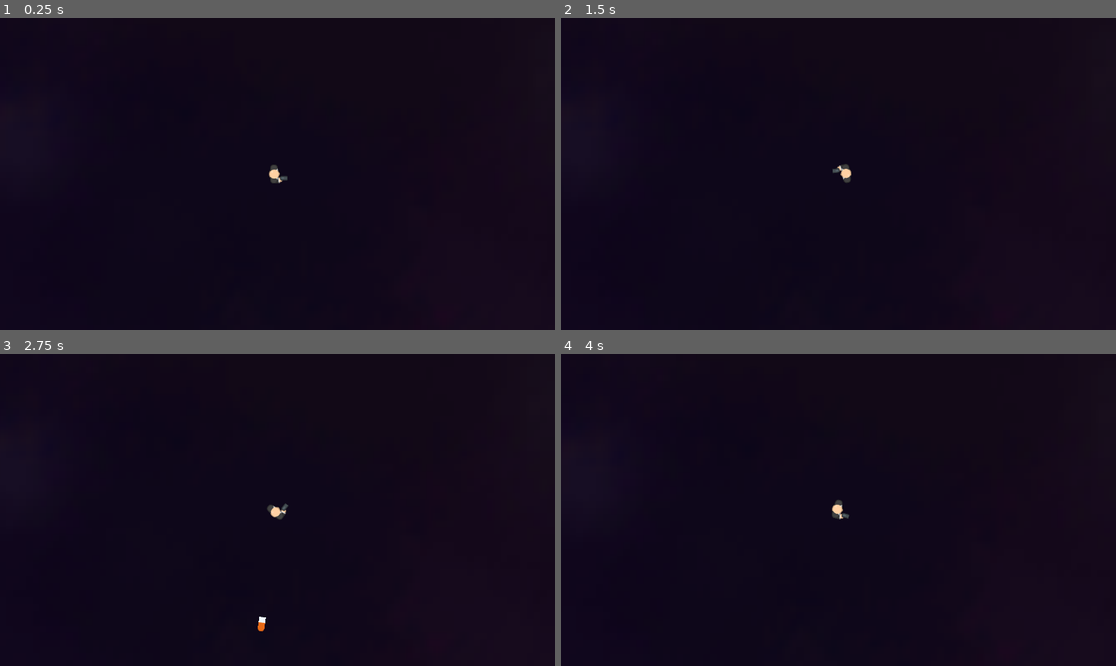
Above: before the commit, frames 1-4 (two rows, left to right).
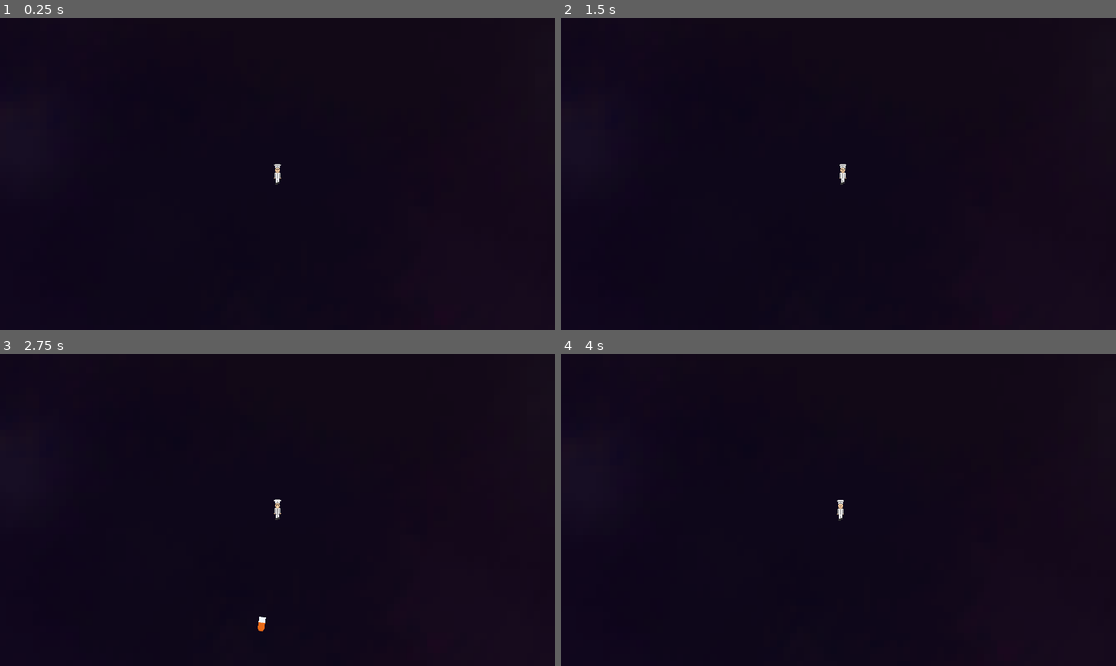
Above: after the commit, the same moments.

Repository: PrinceEvince/vampire-survivors-clone
Game: Godot game, scene res://scenes/root.tscn
Two runs of this game, one before a commit and one after it. Both use one fixed random seed, a clock stepped at 60 frames per second and the inputs below.
Inputs (mouse positions are in pixels of both pictures, inside the frame that each line leads up to):
- Up to frame 1 (0.25 s): no input
- Up to frame 2 (1.5 s): tap Enter at 0.5 s; move the mouse to (960, 158) at 0.52 s; tap A (a) at 0.6 s; tap D (d) at 0.8, 1.35 s; move the mouse to (727, 189) at 1.27 s
- Up to frame 3 (2.75 s): tap S (s) at 1.55, 2.1 s; move the mouse to (333, 441) at 2.02 s; tap W (w) at 2.3 s
- Up to frame 4 (4 s): move the mouse to (810, 572) at 2.77 s; tap W (w) at 2.85 s; tap A (a) at 3.05, 3.6 s; move the mouse to (1005, 556) at 3.52 s; tap D (d) at 3.8 s

The runs differ from the first frame. In frame 1, 0.1% of the frame differs, in the area x 48-52%, y 46-54%; in frame 2, 0.1%; in frame 3, 0.1%, in the area x 46-52%, y 46-89%; in frame 4, 0.1%.

Commit message:
Implemented animations for chef
Commented out rotation code to compensate

Diff:
--- a/project.godot
+++ b/project.godot
@@ -50,4 +50,5 @@
 
 [rendering]
 
+textures/canvas_textures/default_texture_filter=3
 renderer/rendering_method="mobile"
--- a/scenes/player.tscn
+++ b/scenes/player.tscn
@@ -1,12 +1,104 @@
-[gd_scene load_steps=5 format=3 uid="uid://vl7wnfpa7dsd"]
+[gd_scene load_steps=11 format=3 uid="uid://vl7wnfpa7dsd"]
 
 [ext_resource type="Script" uid="uid://dethko4bvfpjt" path="res://scripts/player.gd" id="1_g2els"]
+[ext_resource type="Texture2D" uid="uid://bub7y5yb0c5wj" path="res://assets/imgs/chef.png" id="2_qhqgy"]
 [ext_resource type="PackedScene" uid="uid://dmtnjvf3mtg6r" path="res://scenes/gun.tscn" id="3_dqkch"]
-[ext_resource type="Texture2D" uid="uid://bf0s1h2tkn1g8" path="res://assets/imgs/char.png" id="3_qhqgy"]
 
 [sub_resource type="CapsuleShape2D" id="CapsuleShape2D_qhqgy"]
-radius = 7.0
-height = 28.0
+radius = 5.0
+height = 34.0
+
+[sub_resource type="Animation" id="Animation_dqkch"]
+resource_name = "walk_down"
+length = 0.4
+step = 0.3
+tracks/0/type = "value"
+tracks/0/imported = false
+tracks/0/enabled = true
+tracks/0/path = NodePath("Sprite2D:frame")
+tracks/0/interp = 1
+tracks/0/loop_wrap = true
+tracks/0/keys = {
+"times": PackedFloat32Array(0, 0.1, 0.2, 0.3),
+"transitions": PackedFloat32Array(1, 1, 1, 1),
+"update": 1,
+"values": [4, 0, 12, 0]
+}
+
+[sub_resource type="Animation" id="Animation_qlg0r"]
+length = 0.001
+tracks/0/type = "value"
+tracks/0/imported = false
+tracks/0/enabled = true
+tracks/0/path = NodePath("Sprite2D:frame")
+tracks/0/interp = 1
+tracks/0/loop_wrap = true
+tracks/0/keys = {
+"times": PackedFloat32Array(0),
+"transitions": PackedFloat32Array(1),
+"update": 1,
+"values": [4]
+}
+
+[sub_resource type="Animation" id="Animation_tuyoq"]
+resource_name = "walk_right"
+length = 0.4
+step = 0.3
+tracks/0/type = "value"
+tracks/0/imported = false
+tracks/0/enabled = true
+tracks/0/path = NodePath("Sprite2D:frame")
+tracks/0/interp = 1
+tracks/0/loop_wrap = true
+tracks/0/keys = {
+"times": PackedFloat32Array(0, 0.1, 0.2, 0.3),
+"transitions": PackedFloat32Array(1, 1, 1, 1),
+"update": 1,
+"values": [5, 1, 13, 1]
+}
+
+[sub_resource type="Animation" id="Animation_fjrip"]
+resource_name = "walk_up"
+length = 0.4
+step = 0.1
+tracks/0/type = "value"
+tracks/0/imported = false
+tracks/0/enabled = true
+tracks/0/path = NodePath("Sprite2D:frame")
+tracks/0/interp = 1
+tracks/0/loop_wrap = true
+tracks/0/keys = {
+"times": PackedFloat32Array(0, 0.1, 0.2, 0.3),
+"transitions": PackedFloat32Array(1, 1, 1, 1),
+"update": 1,
+"values": [6, 2, 14, 2]
+}
+
+[sub_resource type="Animation" id="Animation_smehm"]
+resource_name = "walk_left"
+length = 0.4
+step = 0.1
+tracks/0/type = "value"
+tracks/0/imported = false
+tracks/0/enabled = true
+tracks/0/path = NodePath("Sprite2D:frame")
+tracks/0/interp = 1
+tracks/0/loop_wrap = true
+tracks/0/keys = {
+"times": PackedFloat32Array(0, 0.1, 0.2, 0.3),
+"transitions": PackedFloat32Array(1, 1, 1, 1),
+"update": 1,
+"values": [7, 3, 15, 3]
+}
+
+[sub_resource type="AnimationLibrary" id="AnimationLibrary_ur7pv"]
+_data = {
+&"RESET": SubResource("Animation_qlg0r"),
+&"walk_down": SubResource("Animation_dqkch"),
+&"walk_left": SubResource("Animation_smehm"),
+&"walk_right": SubResource("Animation_tuyoq"),
+&"walk_up": SubResource("Animation_fjrip")
+}
 
 [node name="Player" type="CharacterBody2D"]
 collision_layer = 2
@@ -20,14 +112,20 @@
 [node name="Sprite2D" type="Sprite2D" parent="."]
 position = Vector2(4.76837e-07, 4.76837e-07)
 scale = Vector2(0.75, 0.8)
-texture = ExtResource("3_qhqgy")
-hframes = 3
+texture = ExtResource("2_qhqgy")
+hframes = 8
 vframes = 2
+frame = 4
 
 [node name="CollisionShape2D" type="CollisionShape2D" parent="."]
-position = Vector2(-6, 1)
+position = Vector2(0, 1)
 shape = SubResource("CapsuleShape2D_qhqgy")
 
 [node name="Marker2D" type="Marker2D" parent="."]
 
 [node name="Gun" parent="." instance=ExtResource("3_dqkch")]
+
+[node name="AnimationPlayer" type="AnimationPlayer" parent="."]
+libraries = {
+&"": SubResource("AnimationLibrary_ur7pv")
+}
--- a/scripts/player.gd
+++ b/scripts/player.gd
@@ -17,8 +17,8 @@
 	get_input()
 	move_and_slide()
 	mouse_position = get_global_mouse_position()
-	direction = (mouse_position - global_position).normalized()
-	$Sprite2D.rotation = direction.angle()
+	#direction = (mouse_position - global_position).normalized()
+	#$Sprite2D.rotation = direction.angle()
 
 func get_closest_enemy():
 	if len(get_tree().get_nodes_in_group("enemies")) == 0:
Not shown, added: assets/imgs/chef.png.import
Not shown, added: assets/imgs/tomato_placeholder.png.import
